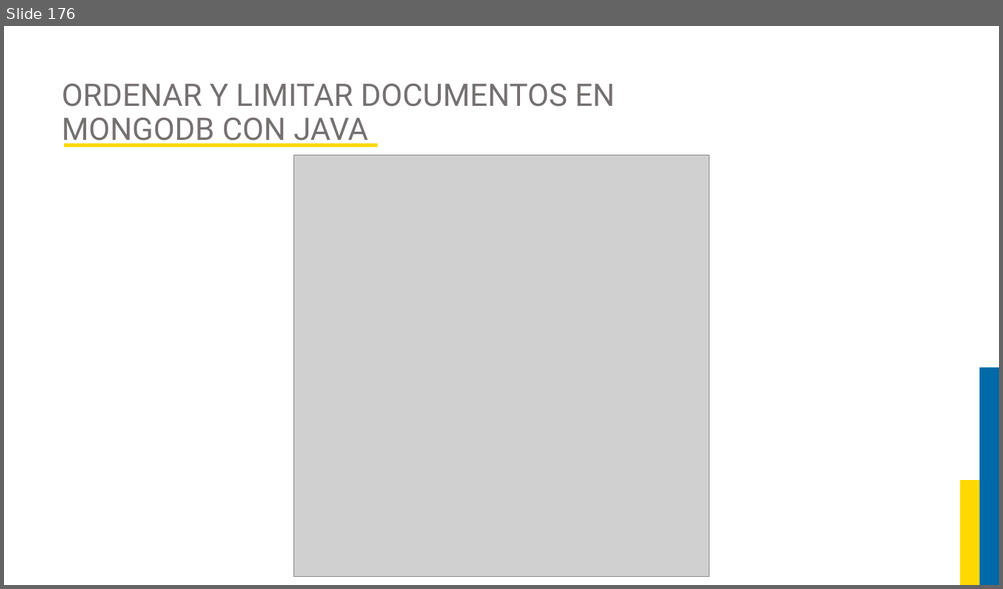
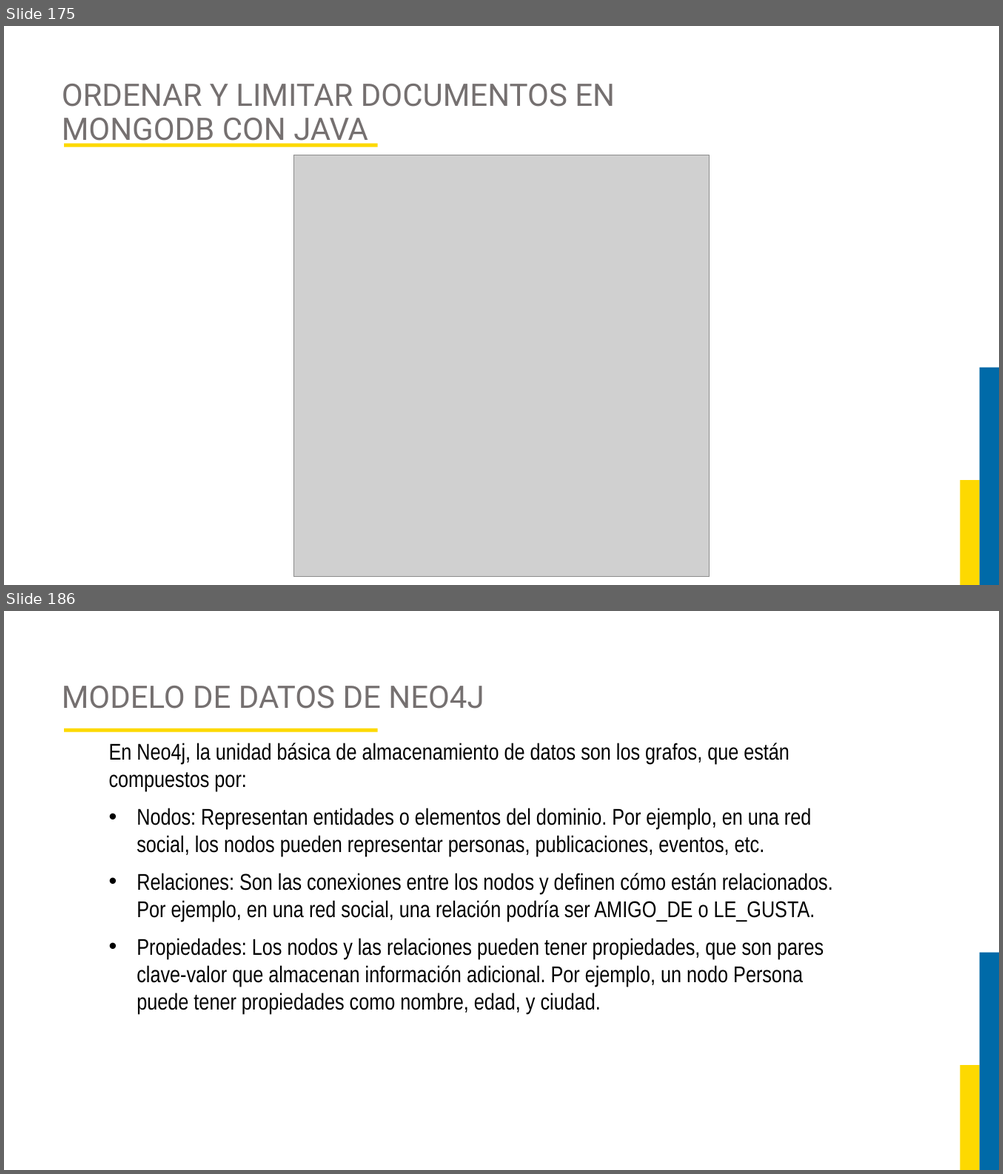
Before and after one commit to JorgeAlejandroAguirreGutierrez/proyecto-luis, a slide deck: Curso Base de Datos 2/DIAPOSITIVAS BASES DE DATOS 2.pptx. Shown one above the other, each under a label of ours: slide 176 before the commit, slides 175 and 186 after it; the slides between them are not shown. The pictures are 1003x589 and 1003x1174 pixels, drawn with LibreOffice and Linux fonts; fonts in the diff are those of the drawing; grey boxes stand for pictures; background and template pictures are left out. Boxes give left, top, right and bottom in pixels: in the first picture for what was removed or moved away, otherwise in the second. Text is boxed around its words. In the diff, an @@ line names an element or a change of style, - is before the commit and + after.

```diff
--- a/Curso Base de Datos 2/DIAPOSITIVAS BASES DE DATOS 2.pptx
+++ b/Curso Base de Datos 2/DIAPOSITIVAS BASES DE DATOS 2.pptx
@@ slide 186 added at [4, 611, 999, 1170], background #FFFFFF; not listed: 2 template elements that a slide beside it also shows @@
@@ title added at [62, 686, 484, 709], 30 pt, text #757070 @@
+MODELO DE DATOS DE NEO4J
@@ rectangle added at [64, 728, 377, 732], fill #FDD901 @@
@@ text added at [109, 743, 833, 1014], 22 pt, text #000000 @@
+En Neo4j, la unidad básica de almacenamiento de datos son los grafos, que están compuestos por:
+• Nodos: Representan entidades o elementos del dominio. Por ejemplo, en una red social, los nodos pueden representar personas, publicaciones, eventos, etc.
+• Relaciones: Son las conexiones entre los nodos y definen cómo están relacionados. Por ejemplo, en una red social, una relación podría ser AMIGO_DE o LE_GUSTA.
+• Propiedades: Los nodos y las relaciones pueden tener propiedades, que son pares clave-valor que almacenan información adicional. Por ejemplo, un nodo Persona puede tener propiedades como nombre, edad, y ciudad.
@@ what was slide 176 is now slide 175 @@
```
Also in this commit, not shown: 2 slides changed, 26 other slides added, 1 slide removed, 14 other files.
